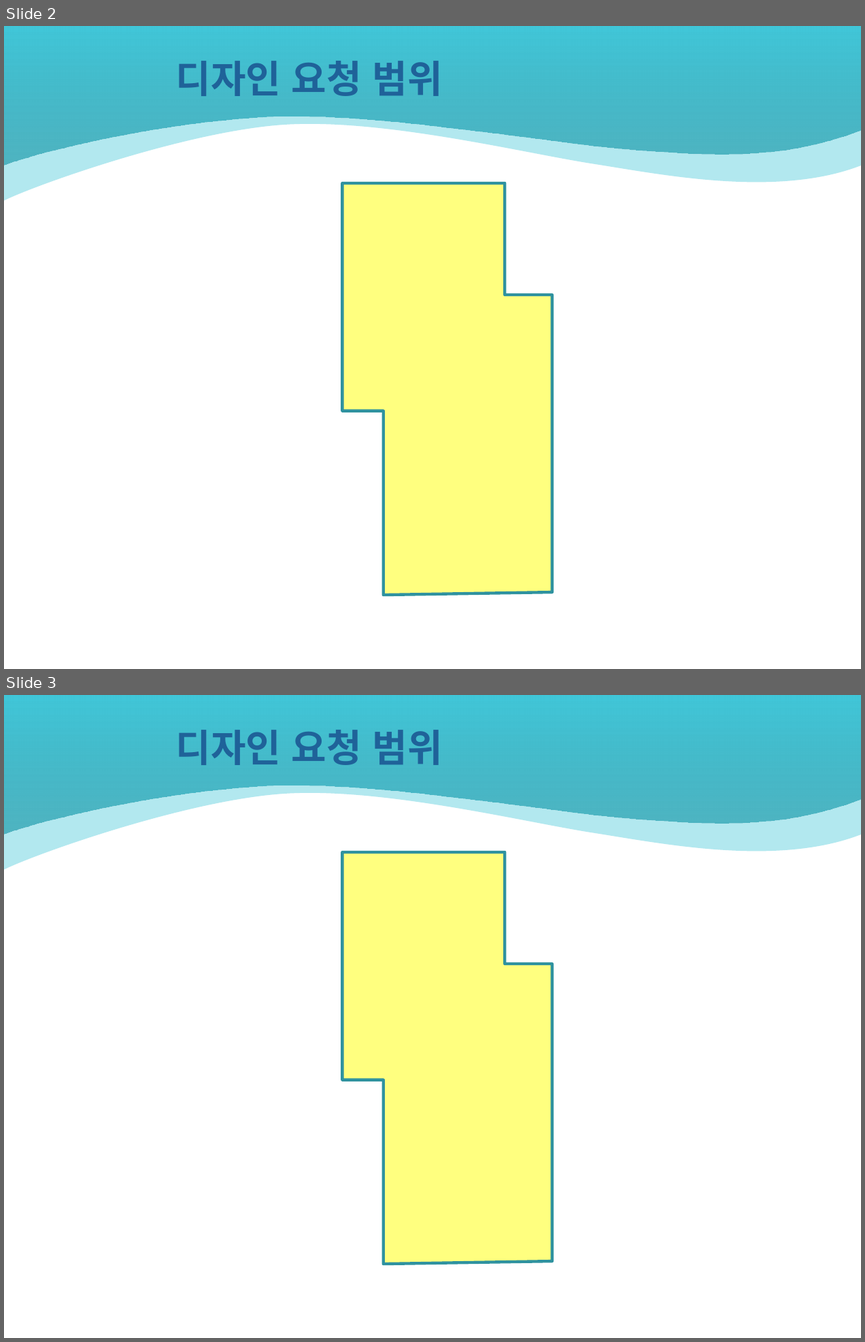
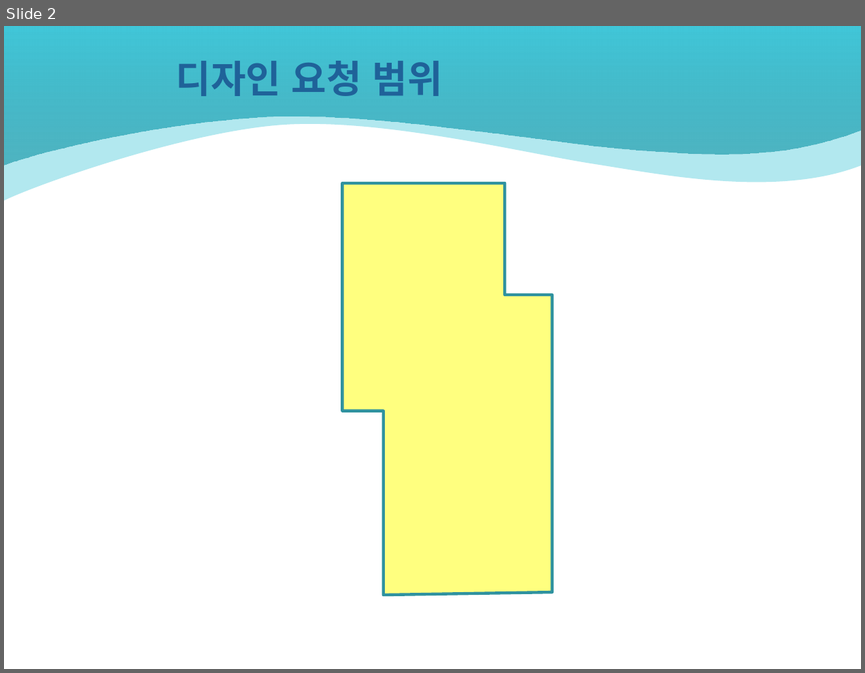
Before and after one commit to ketri-scs/4f_design, a slide deck: 100_컨셉 디자인/K220123_인테리어 컨셉 디자인 요청 사항 v0.8.pptx. Shown one above the other, each under a label of ours: slides 2 and 3 before the commit, slide 2 after it. The pictures are 865x1342 and 865x673 pixels, drawn with LibreOffice and Linux fonts; fonts in the diff are those of the drawing; background and template pictures are left out. Boxes give left, top, right and bottom in pixels: in the first picture for what was removed or moved away, otherwise in the second. Text is boxed around its words. In the diff, an @@ line names an element or a change of style, - is before the commit and + after.

```diff
--- a/100_컨셉 디자인/K220123_인테리어 컨셉 디자인 요청 사항 v0.8.pptx
+++ b/100_컨셉 디자인/K220123_인테리어 컨셉 디자인 요청 사항 v0.8.pptx
@@ slide 3 removed at bbox=[4, 695, 861, 1338], background #FFFFFF; not listed: 2 template elements that a slide beside it also shows @@
@@ text removed at bbox=[176, 730, 443, 765] @@
-디자인 요청 범위
@@ freeform shape removed at bbox=[343, 852, 552, 1263] @@
```
Also in this commit, not shown: 4 slides added.
